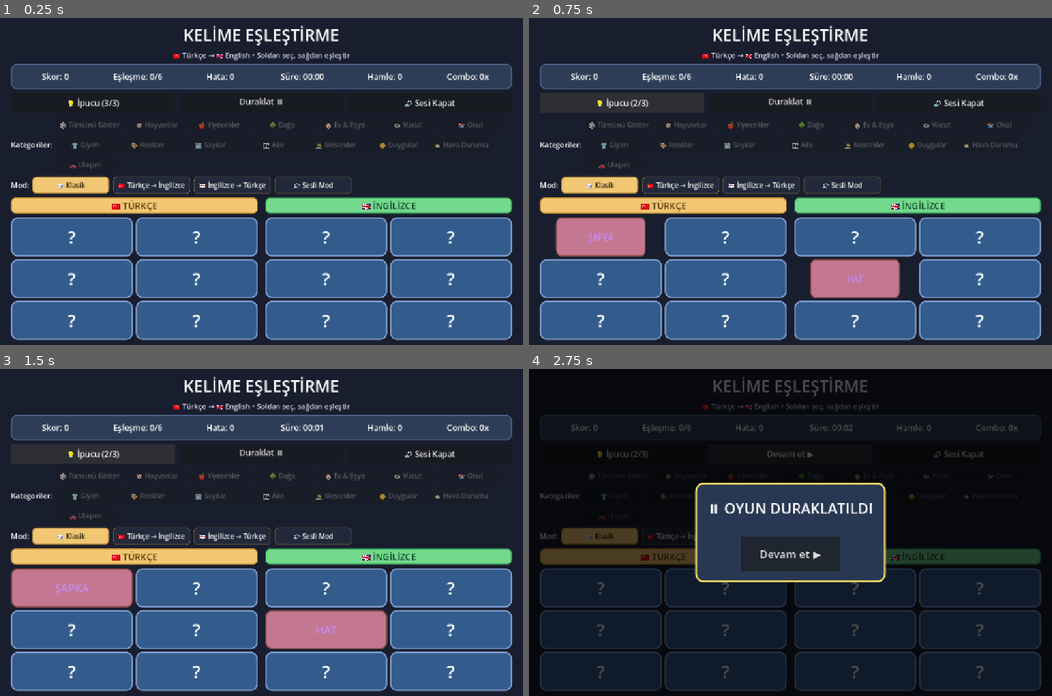
Above: before the commit, frames 1-4 (two rows, left to right).
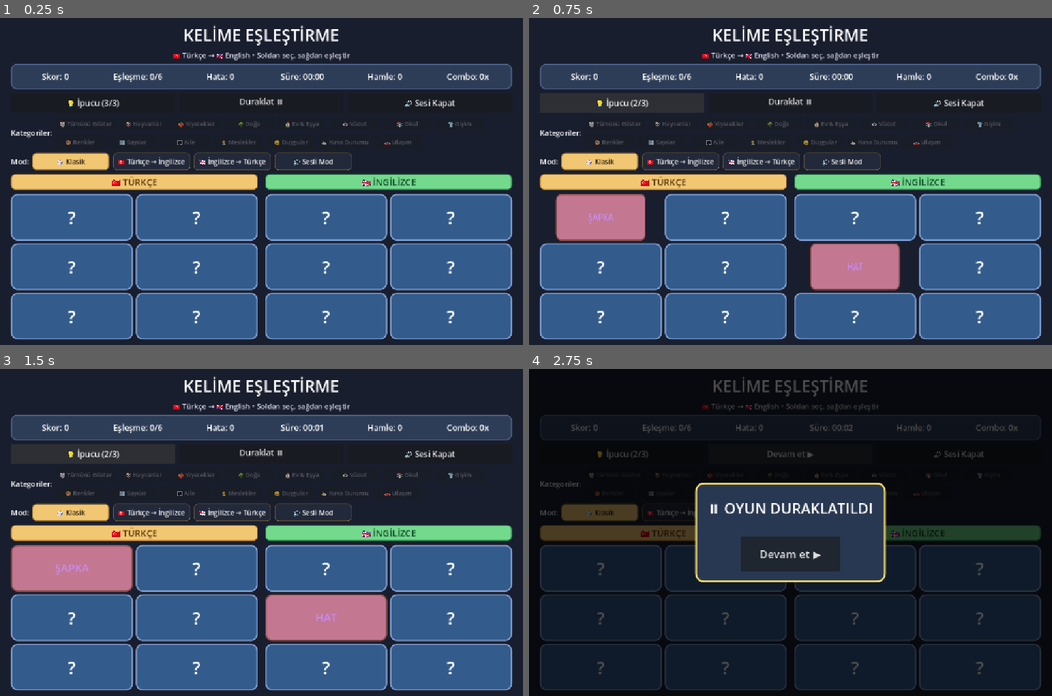
Above: after the commit, the same moments.

Repository: oktaycosar/kelime-eslestirme
Game: Godot game, scene res://scenes/Main.tscn
The game is run twice, just before and just after one commit, with the same random seed, the same clock (stepped at 60 frames per second) and the same inputs.
Inputs:
- Up to frame 1 (0.25 s): no input
- Up to frame 2 (0.75 s): click "💡 İpucu (3/3)" at 0.5 s
- Up to frame 3 (1.5 s): click "💡 İpucu (2/3)" at 1.25 s
- Up to frame 4 (2.75 s): click "Duraklat ⏸" at 2 s

The runs differ from the first frame. In frame 1, 22% of the frame differs, in the area x 2-98%, y 31-99%; in frame 2, 23%; in frame 3, 24%; in frame 4, 10%.

Commit message:
ui(kategori): kategori cubugu 3 satirdan dengeli 2 satira indirildi
Sorun: 15 kategori butonu 130px genislikle 1005px'lik CategoryFlow alanina
sigmiyordu; akis 7 + 7 + 1 seklinde uc satira sariyor ve "Ulasim" tek basina
son satirda yalniz kaliyordu. Cubuk 124px yer kapliyordu.

Cozum: buton olculeri ve yazi boyutu sabitlere tasindi ve kucultuldu --
kategori 130x36 -> 108x32, temizle 150x36 -> 132x32, font 15 -> 13. Akis artik
8 + 7 dengeli iki satira sariyor.

Sabitler bilerek ayri tutuldu (MODE_BUTTON_SIZE/MODE_FONT_SIZE), boylece ileride
biri degistirilince digeri yanlislikla etkilenmiyor; ilk denemede global metin
degistirme mod butonlarinin fontunu da dusurmustu, bu ayrIMla duzeltildi.

Etki (olculdu):
- CategoryFlow yuksekligi 124 -> 72 px
- GameArea 269 -> 321 px (tahaya 52px kaldi)
- Kolay karti 269x86 -> 269x103 (kartlar buyudu)
- Testler: check_layout 4 zorlugun tamaminda sigiyor; TestRunner olcu/font
  iddia etmedigi icin etkilenmiyor.

Diff:
--- a/scripts/Main.gd
+++ b/scripts/Main.gd
@@ -15,6 +15,15 @@
 extends Control
 
 const CARD_SCENE: PackedScene = preload("res://scenes/Card.tscn")
+
+# Kategori cubugu: 15 buton tek satira sigmadigi icin dengeli 2 satira (8+7) sarar.
+# Bu degerler CategoryFlow'un ~1005px'lik alanina gore secildi; buyutursen 3. satir olusur.
+const CATEGORY_BUTTON_SIZE := Vector2(108, 32)
+const CATEGORY_CLEAR_BUTTON_SIZE := Vector2(132, 32)
+const CATEGORY_FONT_SIZE := 13
+# Oyun modu cubugu (Mod: Klasik / TR-EN / ...) - kategori cubugundan bagimsiz
+const MODE_BUTTON_SIZE := Vector2(170, 38)
+const MODE_FONT_SIZE := 15
 
 @onready var title_label: Label = $RootVBox/TitleLabel
 @onready var subtitle_label: Label = $RootVBox/SubtitleLabel
@@ -164,8 +173,8 @@
 																clear_categories_button.name = "ClearCategoriesButton"
 																clear_categories_button.text = "🎲 Tümünü Göster"
 																clear_categories_button.toggle_mode = false
-																clear_categories_button.custom_minimum_size = Vector2(150, 36)
-																clear_categories_button.add_theme_font_size_override("font_size", 15)
+																clear_categories_button.custom_minimum_size = CATEGORY_CLEAR_BUTTON_SIZE
+																clear_categories_button.add_theme_font_size_override("font_size", CATEGORY_FONT_SIZE)
 																clear_categories_button.mouse_filter = Control.MOUSE_FILTER_STOP
 																_apply_button_style(clear_categories_button, false)
 																clear_categories_button.pressed.connect(_on_clear_categories_pressed)
@@ -177,8 +186,8 @@
 																																btn.name = "Cat_" + cat["id"]
 																																btn.text = "%s %s" % [cat["emoji"], cat["label"]]
 																																btn.toggle_mode = true
-																																btn.custom_minimum_size = Vector2(130, 36)
-																																btn.add_theme_font_size_override("font_size", 15)
+																																btn.custom_minimum_size = CATEGORY_BUTTON_SIZE
+																																btn.add_theme_font_size_override("font_size", CATEGORY_FONT_SIZE)
 																																btn.mouse_filter = Control.MOUSE_FILTER_STOP
 																																btn.set_meta("category_id", cat["id"])
 																																_apply_button_style(btn, false)
@@ -316,8 +325,8 @@
 																																btn.name = "Mode_%d" % mode
 																																btn.text = GameModeManager.get_mode_button_text(mode)
 																																btn.toggle_mode = false
-																																btn.custom_minimum_size = Vector2(170, 38)
-																																btn.add_theme_font_size_override("font_size", 15)
+																																btn.custom_minimum_size = MODE_BUTTON_SIZE
+																																btn.add_theme_font_size_override("font_size", MODE_FONT_SIZE)
 																																btn.mouse_filter = Control.MOUSE_FILTER_STOP
 																																btn.tooltip_text = GameModeManager.get_mode_description(mode)
 																																btn.set_meta("mode", mode)
